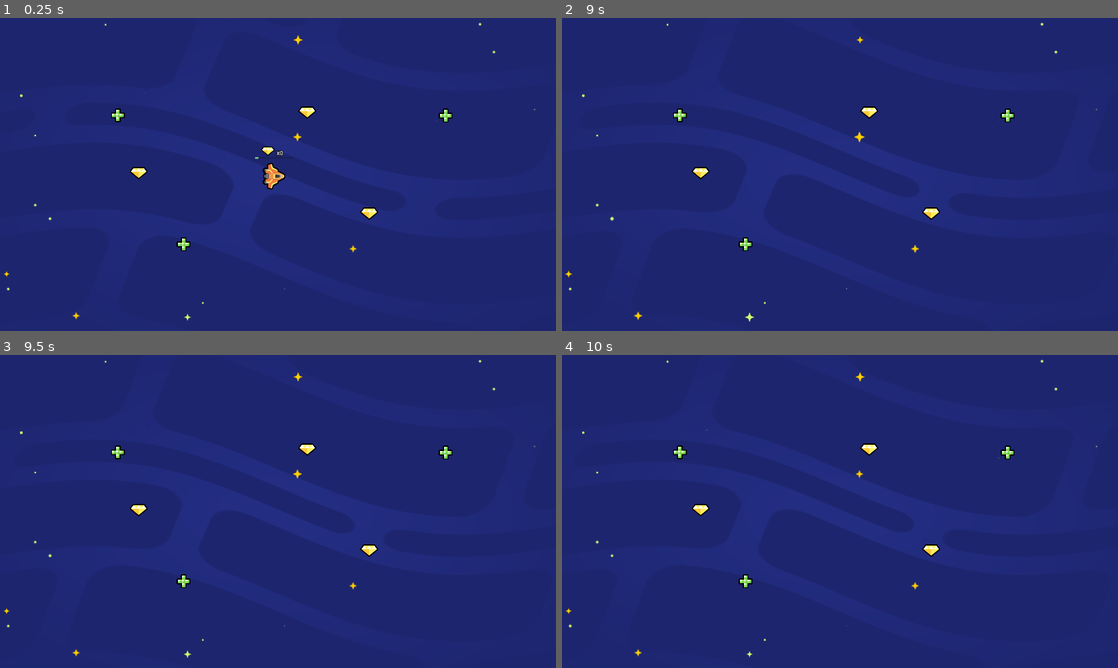
Above: before the commit, frames 1-4 (two rows, left to right).
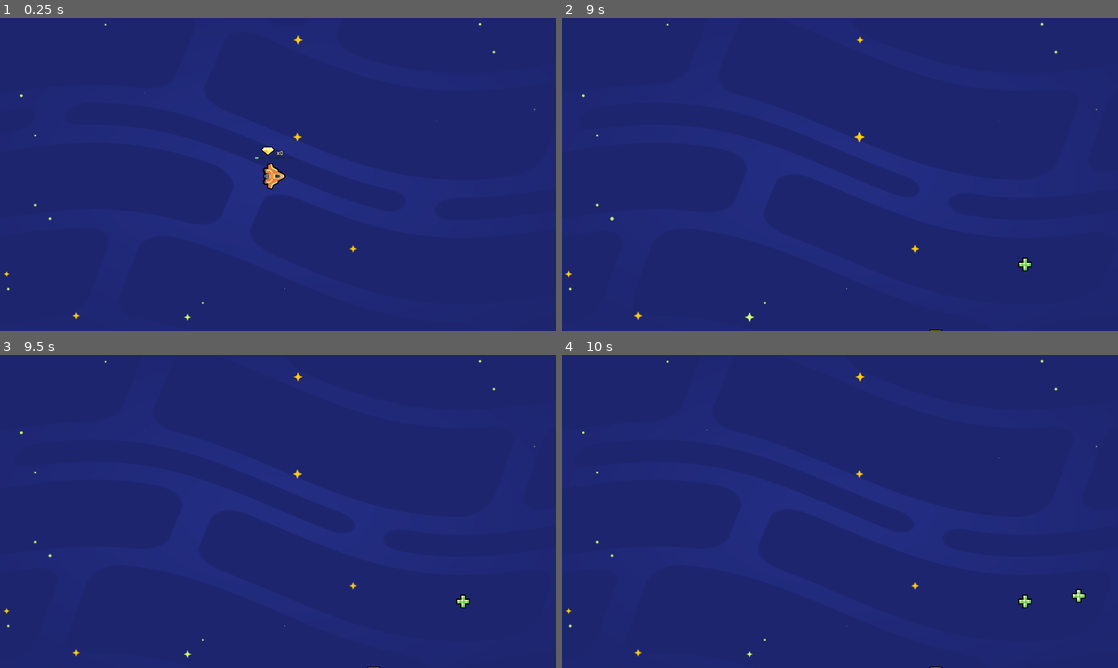
Above: after the commit, the same moments.

Repository: ellaclz/2DGameDevCourse
Game: Godot game, scene res://lessons/space_level.tscn
Same seed, same stepped clock (60 frames per second), same inputs: the game is played once before the commit and once after it.
Inputs:
- Up to frame 1 (0.25 s): no input
- Up to frame 2 (9 s): hold D (move_right) 0.53-1.28 s; hold S (move_down) 1.28-2.03 s; hold D (move_right) 2.03-2.78 s; hold W (move_up) 2.78-3.53 s; tap Enter at 3.5 s; hold A (move_left) 3.53-5.03 s; hold S (move_down) 5.03-5.78 s; hold D (move_right) 5.78-6.53 s; tap Space at 6.5 s; hold W (move_up) 6.53-7.28 s; hold D (move_right) 7.28-8.03 s; hold S (move_down) 8.03-8.78 s; hold A (move_left) from 8.78 s (still down)
- Up to frame 3 (9.5 s): keep holding A (move_left)
- Up to frame 4 (10 s): tap Enter at 9.5 s; release A (move_left) at 9.53 s; hold W (move_up) from 9.53 s (still down)

The runs differ from the first frame. In frame 1, 0.5% of the frame differs, in the area x 20-82%, y 28-75%; in frame 2, 0.6%; in frame 3, 0.6%; in frame 4, 0.6%, in the area x 20-95%, y 28-100%.

Commit message:
M5.L7_and_P1

Diff:
--- /dev/null
+++ b/05.loot_it_all_workbook/lessons/random_item_placer.gd
@@ -0,0 +1,25 @@
+extends Node2D
+
+var item_scenes := [
+	preload("gem.tscn"),
+	preload("health_pack.tscn")
+]
+
+func _ready() -> void:
+	get_node("Timer").timeout.connect(_on_timer_timeout)
+
+
+func _on_timer_timeout() -> void:
+	var random_item_scene: PackedScene = item_scenes.pick_random()
+	var item_instance := random_item_scene.instantiate()
+	add_child(item_instance)
+
+	var viewport_size := get_viewport_rect().size
+	var random_position := Vector2(0, 0)
+	random_position.x = randf_range(0, viewport_size.x)
+	random_position.y = randf_range(0, viewport_size.y)
+	item_instance.position = random_position
+
+# Called every frame. 'delta' is the elapsed time since the previous frame.
+func _process(delta):
+	pass
--- /dev/null
+++ b/05.loot_it_all_workbook/lessons/random_item_placer.tscn
@@ -0,0 +1,9 @@
+[gd_scene load_steps=2 format=3 uid="uid://s1wuj82l3is2"]
+
+[ext_resource type="Script" path="res://lessons/random_item_placer.gd" id="1_7u65e"]
+
+[node name="RandomItemPlacer" type="Node2D"]
+script = ExtResource("1_7u65e")
+
+[node name="Timer" type="Timer" parent="."]
+autostart = true
--- a/05.loot_it_all_workbook/lessons/space_level.tscn
+++ b/05.loot_it_all_workbook/lessons/space_level.tscn
@@ -1,9 +1,8 @@
-[gd_scene load_steps=5 format=3 uid="uid://btkjymc78ap8d"]
+[gd_scene load_steps=4 format=3 uid="uid://btkjymc78ap8d"]
 
 [ext_resource type="PackedScene" uid="uid://dmv50krf4bo5r" path="res://lessons/ship.tscn" id="2_2j1u5"]
 [ext_resource type="PackedScene" uid="uid://bxfevggvxo634" path="res://assets/background/space_background.tscn" id="3_e6xy1"]
-[ext_resource type="PackedScene" uid="uid://df386yntx0p6m" path="res://lessons/health_pack.tscn" id="3_eqkqf"]
-[ext_resource type="PackedScene" uid="uid://buxqov2uneiil" path="res://lessons/gem.tscn" id="4_8yl11"]
+[ext_resource type="PackedScene" uid="uid://s1wuj82l3is2" path="res://lessons/random_item_placer.tscn" id="3_pi0uq"]
 
 [node name="Level" type="Node2D"]
 
@@ -12,20 +11,5 @@
 
 [node name="SpaceBackground" parent="." instance=ExtResource("3_e6xy1")]
 
-[node name="HealthPack" parent="." instance=ExtResource("3_eqkqf")]
-position = Vector2(407, 336)
-
-[node name="HealthPack2" parent="." instance=ExtResource("3_eqkqf")]
-position = Vector2(634, 781)
-
-[node name="HealthPack3" parent="." instance=ExtResource("3_eqkqf")]
-position = Vector2(1539, 337)
-
-[node name="Gem" parent="." instance=ExtResource("4_8yl11")]
-position = Vector2(479, 535)
-
-[node name="Gem2" parent="." instance=ExtResource("4_8yl11")]
-position = Vector2(1061, 326)
-
-[node name="Gem3" parent="." instance=ExtResource("4_8yl11")]
-position = Vector2(1275, 675)
+[node name="RandomItemPlacer" parent="." instance=ExtResource("3_pi0uq")]
+position = Vector2(708, 717)
--- a/05.loot_it_all_workbook/practices/L6.P2.coins_and_energy_packs/ship_coins_and_energy_packs.gd
+++ b/05.loot_it_all_workbook/practices/L6.P2.coins_and_energy_packs/ship_coins_and_energy_packs.gd
@@ -42,3 +42,7 @@
 	elif area_that_entered.is_in_group("coin"):
 		coins += 1
 		get_node("UI/CoinsCount")
+
+func set_gem_count(new_gem_count: int) -> void:
+	gem_count = new_gem_count
+	get_node("UI/GemCount").text = "x" + str(gem_count)
--- a/05.loot_it_all_workbook/practices/L7.P1.spawn_random_items/random_collectible_placer.gd
+++ b/05.loot_it_all_workbook/practices/L7.P1.spawn_random_items/random_collectible_placer.gd
@@ -1,6 +1,8 @@
 extends Node2D
 
 var collectible_scenes := [
+	preload("coin.tscn"),
+	preload("energy_pack.tscn")
 ]
 
 
@@ -9,4 +11,12 @@
 
 
 func _on_timer_timeout() -> void:
-	pass
+	var random_item_scene: PackedScene = collectible_scenes.pick_random()
+	var item_instance := random_item_scene.instantiate()
+	add_child(item_instance)
+
+	#var viewport_size := get_viewport_rect().size
+	#var random_position := Vector2(0, 0)
+	#random_position.x = randf_range(0, viewport_size.x)
+	#random_position.y = randf_range(0, viewport_size.y)
+	#collectible_instance.position = random_position
--- a/05.loot_it_all_workbook/practices/L7.P1.spawn_random_items/spawn_random_items.tscn
+++ b/05.loot_it_all_workbook/practices/L7.P1.spawn_random_items/spawn_random_items.tscn
@@ -1,13 +1,11 @@
-[gd_scene load_steps=3 format=3]
+[gd_scene load_steps=2 format=3 uid="uid://qj4ubgv4cir4"]
 
 [ext_resource type="PackedScene" path="res://practices/L7.P1.spawn_random_items/random_collectible_placer.tscn" id="1_xxubk"]
-[ext_resource type="Script" path="res://practices/L7.P1.spawn_random_items/random_collectible_placer.gd" id="2_fmxc1"]
 
 [node name="SpawnRandomItems" type="Node2D"]
 
-[node name="RandomCollectiblePlacer" type="Node2D" parent="." instance=ExtResource("1_xxubk")]
+[node name="RandomCollectiblePlacer" parent="." instance=ExtResource("1_xxubk")]
 position = Vector2(960, 540)
-script = ExtResource("2_fmxc1")
 
 [node name="ExtraVisuals" type="Node" parent="."]
 
